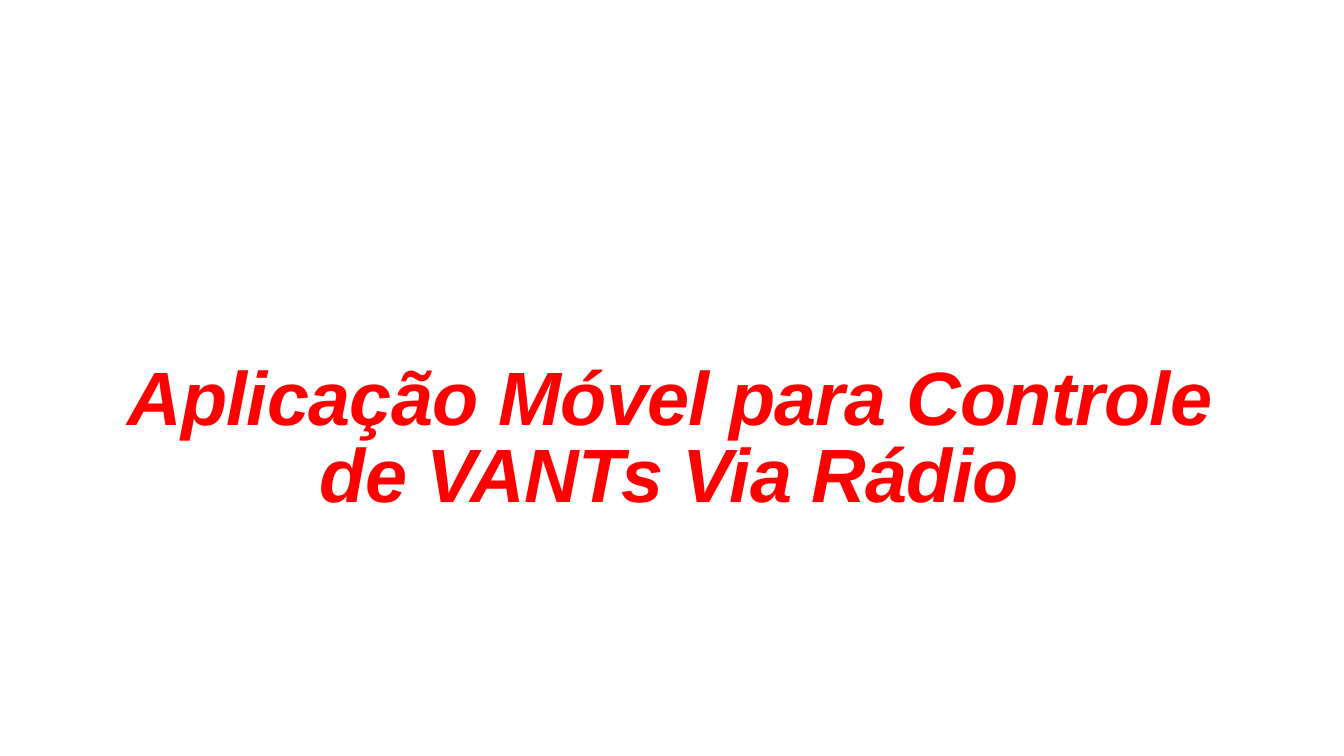
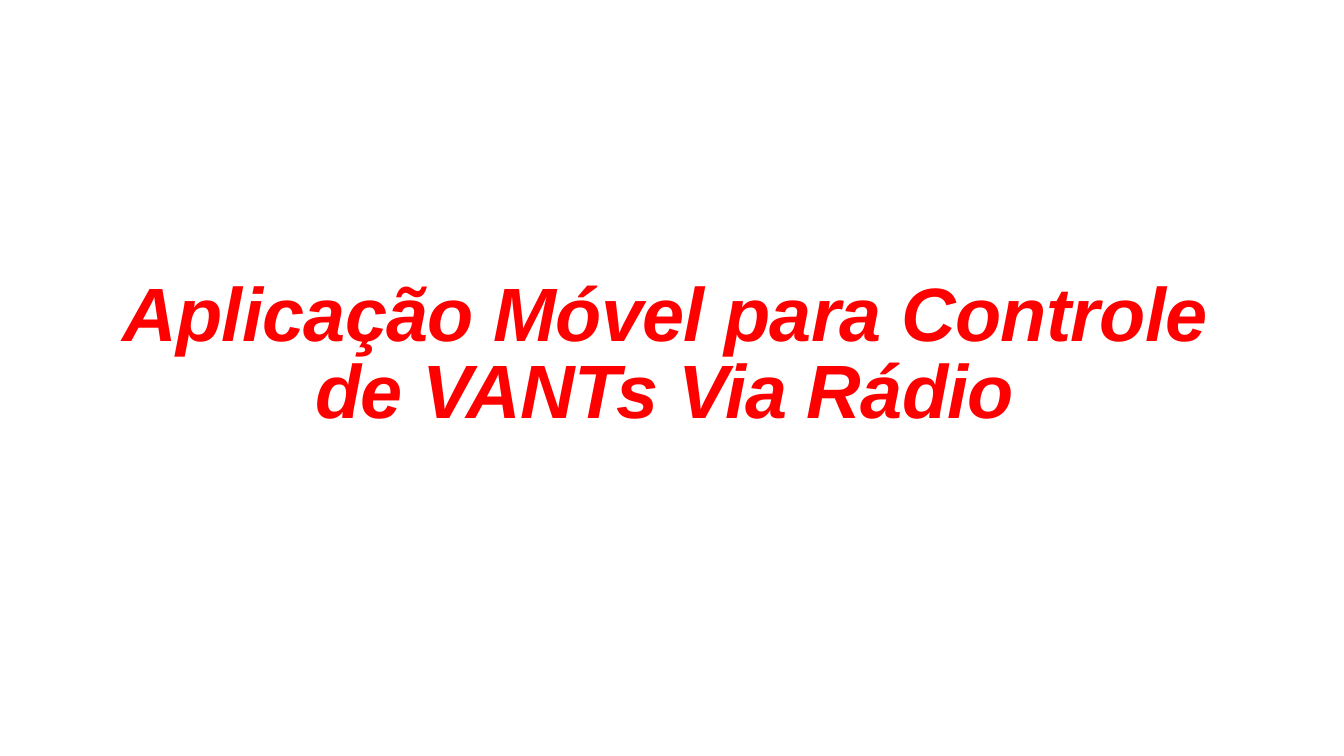
Before and after one commit to thiago-cavalcante/iot, a slide deck: slide 2 of project_proposal_v1.pptx. Drawn at 1344x756 pixels with LibreOffice and Linux fonts; fonts in the diff are those of the drawing. Boxes give left, top, right and bottom in pixels: in the first picture for what was removed or moved away, otherwise in the second. Text is boxed around its words. In the diff, an @@ line names an element or a change of style, - is before the commit and + after.

Commit message:
Version 1.6

```diff
--- a/project_proposal_v1.pptx
+++ b/project_proposal_v1.pptx
@@ title "Aplicação Móvel para Controle de ..." moved from (x1=127, y1=369, x2=1212, y2=503) to (x1=123, y1=285, x2=1207, y2=419) @@
```
Also in this commit, not shown: 2 other slides changed, 1 slide added, 1 slide removed.
